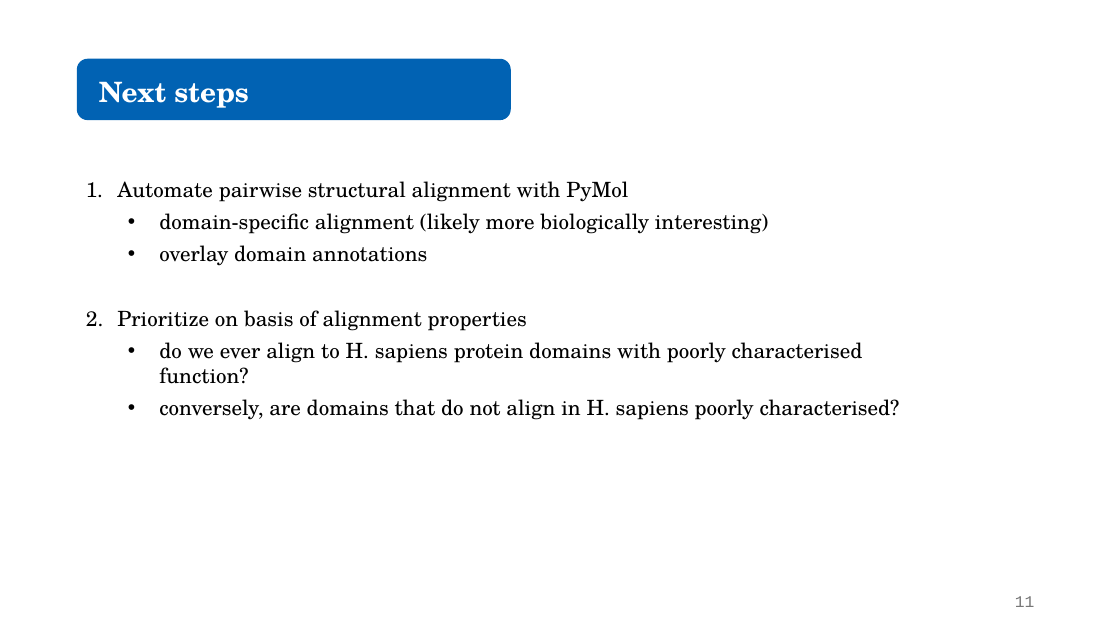
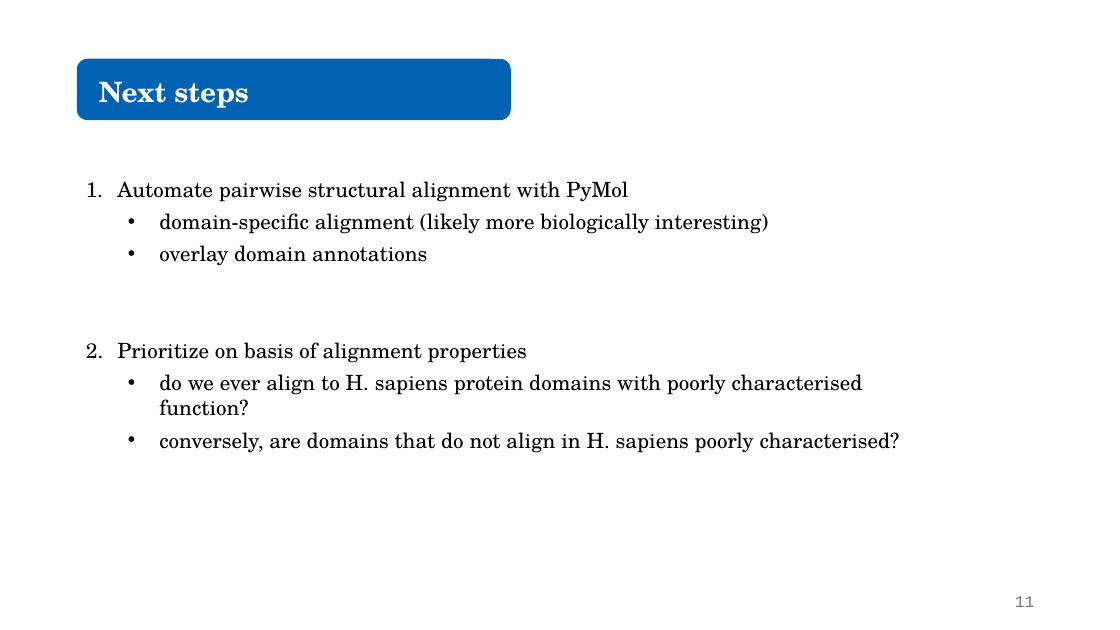
Before and after one commit to juliandeanmoran/BISSH, a slide deck: slide 11 of vis/reports/2026-02-19_projectUpdate_1_jmoran.pptx. Drawn at 1120x630 pixels with LibreOffice and Linux fonts; fonts in the diff are those of the drawing. Boxes give left, top, right and bottom in pixels: in the first picture for what was removed or moved away, otherwise in the second. Text is boxed around its words. In the diff, an @@ line names an element or a change of style, - is before the commit and + after.

```diff
--- a/vis/reports/2026-02-19_projectUpdate_1_jmoran.pptx
+++ b/vis/reports/2026-02-19_projectUpdate_1_jmoran.pptx
@@ text "Automate pairwise structural alignment with ..." rewrapped from bbox=[117, 181, 900, 420] to bbox=[117, 181, 900, 453] @@
```
Also in this commit, not shown: 2 other slides changed, 3 other files.
